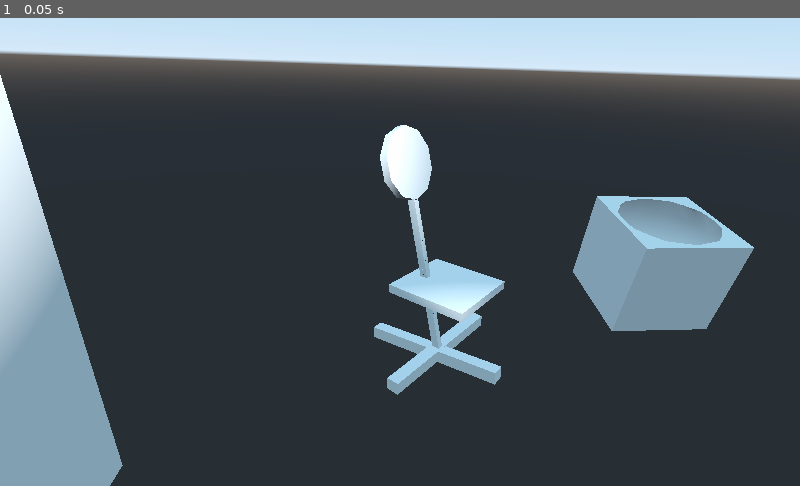
Above: before the commit, frame 1.
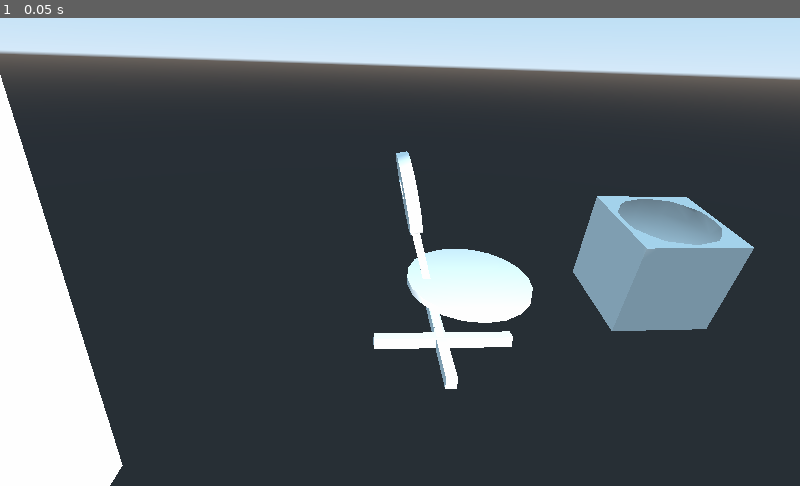
Above: after the commit, the same moment.

Repository: LCinder/EV
Game: Godot game, scene res://Spatial.tscn
Two runs of this game, one before a commit and one after it. Both use one fixed random seed, a clock stepped at 60 frames per second and the inputs below. This scene is started directly instead of the project's main scene.
Inputs:
- Up to frame 1 (0.05 s): no input

The runs differ from the first frame. In frame 1, 11% of the frame differs, in the area x 0-67%, y 22-100%.

Commit message:
Modificada escena silla

Diff:
--- /dev/null
+++ b/Practicas/Practica 1/Silla.tscn
@@ -0,0 +1,29 @@
+[gd_scene format=2]
+
+[node name="Silla" type="CSGBox"]
+transform = Transform( 1.13133e-08, 4.2222e-08, 1, 0.965926, -0.258819, 0, 0.258819, 0.965926, -4.37114e-08, -1.83857, 1.11165, 0.0149356 )
+width = 2.49395
+height = 0.102521
+depth = 0.0858615
+
+[node name="CSGCylinder2" type="CSGCylinder" parent="."]
+transform = Transform( 0.647047, -15.42, 0, 2.41481, 4.13178, 0, 0, 0, 3, -0.312639, -0.539356, 0.00099647 )
+radius = 0.332143
+height = 0.00551187
+sides = 20
+
+[node name="CSGCylinder" type="CSGCylinder" parent="."]
+transform = Transform( -0.000116914, -0.289683, -0.997374, -0.000456074, -3.98949, 0.0724207, -1.5, 0.00123558, 5.57188e-05, 1.08396, -0.028073, 0.00268161 )
+radius = 0.48
+height = 0.0357251
+sides = 20
+
+[node name="CSGBox3" type="CSGBox" parent="."]
+transform = Transform( 1.28155e-07, 0.965926, -0.258819, -2.26267e-08, -0.258819, -0.965926, -1, 1.29645e-07, -1.13133e-08, -1.17754, 0.0127259, -0.0839534 )
+height = 0.167706
+depth = 0.15182
+
+[node name="CSGBox2" type="CSGBox" parent="."]
+transform = Transform( -0.258819, 0.965925, 0, -0.965926, -0.258819, 0, 0, -1.48039e-15, 1, -1.1808, -0.0240754, -0.00138044 )
+height = 0.167706
+depth = 0.15182
--- a/Practicas/Practica 1/Spatial.tscn
+++ b/Practicas/Practica 1/Spatial.tscn
@@ -1,6 +1,7 @@
-[gd_scene load_steps=3 format=2]
+[gd_scene load_steps=4 format=2]
 
 [ext_resource path="res://CSGBox.tscn" type="PackedScene" id=1]
+[ext_resource path="res://Silla.tscn" type="PackedScene" id=2]
 
 [sub_resource type="CubeMesh" id=1]
 
@@ -13,10 +14,11 @@
 fov = 56.9775
 
 [node name="OmniLight" type="OmniLight" parent="."]
-transform = Transform( 1, 0, 0, 0, 1, 0, 0, 0, 1, 1.6485, 4.77203, -0.518585 )
+transform = Transform( 0.968588, -6.31447e-09, 0.248673, 0.00391467, 0.999876, -0.0152477, -0.248642, 0.0157422, 0.968468, 4.10408, 2.44438, -0.518585 )
 light_energy = 6.0
 light_indirect_energy = 0.0
 light_specular = 0.0
+omni_range = 8.51694
 
 [node name="MeshInstance" type="MeshInstance" parent="."]
 transform = Transform( 1, 0, 0, 0, 2, 0, 0, 0, 1, 0.985601, 1.79768, 4.24203 )
@@ -26,31 +28,4 @@
 [node name="CSGBox" parent="." instance=ExtResource( 1 )]
 transform = Transform( -0.186095, 0, 0.982532, -0.982484, 0.00991336, -0.186086, -0.00974019, -0.999951, -0.00184483, -4.50184, 5.96046e-08, -5.11211 )
 
-[node name="Silla" type="CSGBox" parent="."]
-transform = Transform( -0.161493, -0.629337, 0.760168, 0.968618, -0.248555, 0, 0.188943, 0.736312, 0.649727, -1.83857, 1.11165, 0.0149356 )
-width = 2.49395
-height = 0.102521
-depth = 0.0858615
-
-[node name="CSGCylinder" type="CSGCylinder" parent="Silla"]
-transform = Transform( 0.999884, -0.0152187, 1.49012e-08, 0.0152187, 0.999884, 0, -2.98023e-08, -1.19209e-07, 1, 1.40773, -0.00592393, -0.00339878 )
-snap = 0.035
-radius = 0.465471
-height = 0.10239
-sides = 10
-
-[node name="CSGBox4" type="CSGBox" parent="Silla"]
-transform = Transform( 0.966659, 0.0204885, 0.255247, -0.253085, -0.0752598, 0.964513, 0.0389712, -0.996953, -0.0675654, -1.21327, 0.0159827, -0.0612168 )
-width = 0.173216
-depth = 0.173097
-
-[node name="CSGBox3" type="CSGBox" parent="Silla"]
-transform = Transform( 0.983947, 0.178459, 9.68575e-08, -0.178459, 0.983947, -2.98023e-08, -2.98023e-08, -1.10269e-06, 1, -1.21343, 0.0864354, 0.0157678 )
-width = 0.173216
-depth = 0.173097
-
-[node name="CSGCylinder2" type="CSGCylinder" parent="Silla"]
-transform = Transform( -0.17039, 0.968618, 0.18096, -0.664013, -0.248555, 0.7052, 0.728048, -2.9045e-08, 0.685526, -0.22901, -0.307848, -0.0214146 )
-radius = 0.769
-height = 0.111
-sides = 4
+[node name="Silla" parent="." instance=ExtResource( 2 )]
